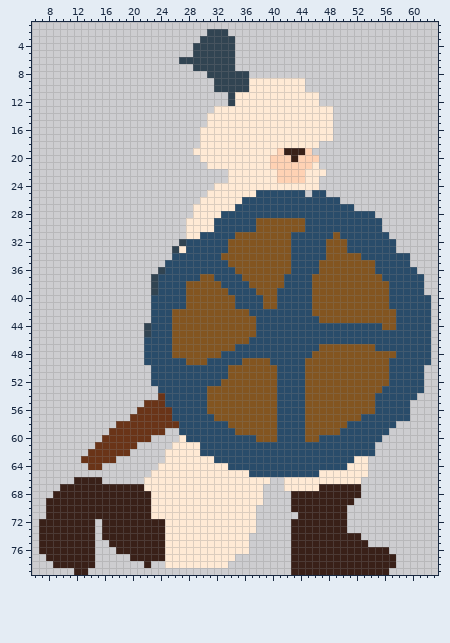
One commit to this pixel-art file: data/gui/enemy3.aseprite. Above: the version before the commit.
80x80 pixels, 1 frame. Shown: x 6..63, y 1..79.
And afterwards:
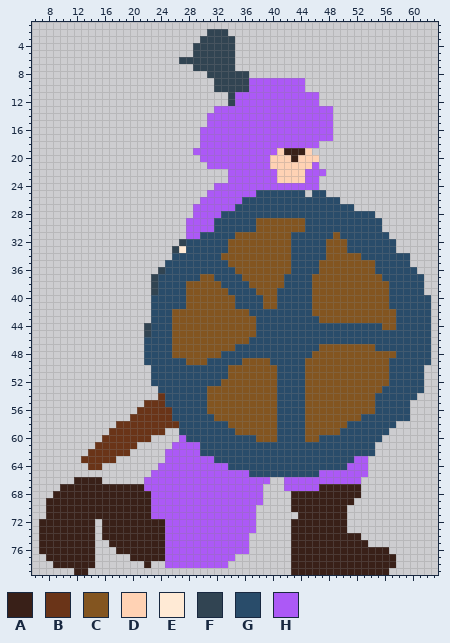
Palette (. is transparent): A #392018  B #6a3418  C #835520  D #ffd2b4  E #ffead5  F #314452  G #294c6a  H #ac59f6
Changes in this commit:
layer "Layer 4 #2" now hidden
layer "Layer 4 #3" added
--- layer "Layer 4 #3"
@@ x 26..50 @@
  8 .....FFFFFF..............
- 9 ......FFFFFEEEEEEEE......
-10 ......FFFFFEEEEEEEE......
-11 ........FEEEEEEEEEEEE....
-12 ........FEEEEEEEEEEEE....
-13 ......EEEEEEEEEEEEEEEEE..
-14 .....EEEEEEEEEEEEEEEEEE..
-15 .....EEEEEEEEEEEEEEEEEE..
-16 ....EEEEEEEEEEEEEEEEEEE..
-17 ....EEEEEEEEEEEEEEEEEEE..
-18 ....EEEEEEEEEEEEEEEEE....
-19 ...EEEEEEEEEEEEDAAAD.....
-20 ....EEEEEEEEEEDDDADDD....
-21 .....EEEEEEEEEDDDDDDE....
-22 ........EEEEEEEDDDDEEE...
-23 ........EEEEEEEDDDDEE....
-24 ......EEEEEEEEEEEEEEE....
-25 .....EEEEEEEGGGGGGG.GG...
-26 ....EEEEEEGGGGGGGGGGGGGG.
-27 ...EEEEEEGGGGGGGGGGGGGGGG
-28 ...EEEEGGGGGGGGGGGGGGGGGG
-29 ..EEEEGGGGGGCCCCCCCGGGGGG
-30 ..EEEEGGGGGGCCCCCCCGGGGGG
-31 ..EEGGGGGCCCCCCCCGGGGGGCG
+ 9 ......FFFFFHHHHHHHH......
+10 ......FFFFFHHHHHHHH......
+11 ........FHHHHHHHHHHHH....
+12 ........FHHHHHHHHHHHH....
+13 ......HHHHHHHHHHHHHHHHH..
+14 .....HHHHHHHHHHHHHHHHHH..
+15 .....HHHHHHHHHHHHHHHHHH..
+16 ....HHHHHHHHHHHHHHHHHHH..
+17 ....HHHHHHHHHHHHHHHHHHH..
+18 ....HHHHHHHHHHHHHHHHH....
+19 ...HHHHHHHHHHHHDAAAD.....
+20 ....HHHHHHHHHHDDDADDD....
+21 .....HHHHHHHHHDDDDDDH....
+22 ........HHHHHHHDDDDHHH...
+23 ........HHHHHHHDDDDHH....
+24 ......HHHHHHHHHHHHHHH....
+25 .....HHHHHHHGGGGGGG.GG...
+26 ....HHHHHHGGGGGGGGGGGGGG.
+27 ...HHHHHHGGGGGGGGGGGGGGGG
+28 ...HHHHGGGGGGGGGGGGGGGGGG
+29 ..HHHHGGGGGGCCCCCCCGGGGGG
+30 ..HHHHGGGGGGCCCCCCCGGGGGG
+31 ..HHGGGGGCCCCCCCCGGGGGGCG
 32 .FGGGGGGCCCCCCCCCGGGGGCCC
@@ x 20..55 @@
 59 BBBBB..GGGGGGGGCCCCCCGGGGCCCCCGGGGGG
-60 BBB....EGGGGGGGGGGCCCGGGGCCGGGGGGGGG
-61 B.....EEEEGGGGGGGGGGGGGGGGGGGGGGGGG.
-62 .....EEEEEGGGGGGGGGGGGGGGGGGGGGGGGG.
-63 .....EEEEEEEGGGGGGGGGGGGGGGGGGGGEE..
-64 ....EEEEEEEEEEGGGGGGGGGGGGGGGGGEEE..
-65 ...EEEEEEEEEEEEEEGGGGGGGGGGEEEEEEE..
-66 ..EEEEEEEEEEEEEEEEEE..EEEEEEEEEEE...
-67 AAEEEEEEEEEEEEEEEEE...EEEEEAAAAAA...
-68 AAAEEEEEEEEEEEEEEEE....AAAAAAAAAA...
-69 AAAEEEEEEEEEEEEEEEE....AAAAAAAAA....
-70 AAAEEEEEEEEEEEEEEE.....AAAAAAAA.....
-71 AAAEEEEEEEEEEEEEEE......AAAAAAA.....
-72 AAAAAEEEEEEEEEEEEE.....AAAAAAAA.....
-73 AAAAAEEEEEEEEEEEEE.....AAAAAAAA.....
-74 AAAAAEEEEEEEEEEEE......AAAAAAAAAA...
-75 AAAAAEEEEEEEEEEEE......AAAAAAAAAAA..
-76 AAAAAEEEEEEEEEEEE......AAAAAAAAAAAAA
-77 AAAAAEEEEEEEEEE........AAAAAAAAAAAAA
-78 ..A..EEEEEEEEE.........AAAAAAAAAAAAA
+60 BBB....HGGGGGGGGGGCCCGGGGCCGGGGGGGGG
+61 B.....HHHHGGGGGGGGGGGGGGGGGGGGGGGGG.
+62 .....HHHHHGGGGGGGGGGGGGGGGGGGGGGGGG.
+63 .....HHHHHHHGGGGGGGGGGGGGGGGGGGGHH..
+64 ....HHHHHHHHHHGGGGGGGGGGGGGGGGGHHH..
+65 ...HHHHHHHHHHHHHHGGGGGGGGGGHHHHHHH..
+66 ..HHHHHHHHHHHHHHHHHH..HHHHHHHHHHH...
+67 AAHHHHHHHHHHHHHHHHH...HHHHHAAAAAA...
+68 AAAHHHHHHHHHHHHHHHH....AAAAAAAAAA...
+69 AAAHHHHHHHHHHHHHHHH....AAAAAAAAA....
+70 AAAHHHHHHHHHHHHHHH.....AAAAAAAA.....
+71 AAAHHHHHHHHHHHHHHH......AAAAAAA.....
+72 AAAAAHHHHHHHHHHHHH.....AAAAAAAA.....
+73 AAAAAHHHHHHHHHHHHH.....AAAAAAAA.....
+74 AAAAAHHHHHHHHHHHH......AAAAAAAAAA...
+75 AAAAAHHHHHHHHHHHH......AAAAAAAAAAA..
+76 AAAAAHHHHHHHHHHHH......AAAAAAAAAAAAA
+77 AAAAAHHHHHHHHHH........AAAAAAAAAAAAA
+78 ..A..HHHHHHHHH.........AAAAAAAAAAAAA
 79 .......................AAAAAAAAAAAAA
Changed places in both pictures, as pixel boxes (x1, y1, x2, y2):
changed: (186, 78, 333, 239)
changed: (144, 435, 368, 568)
